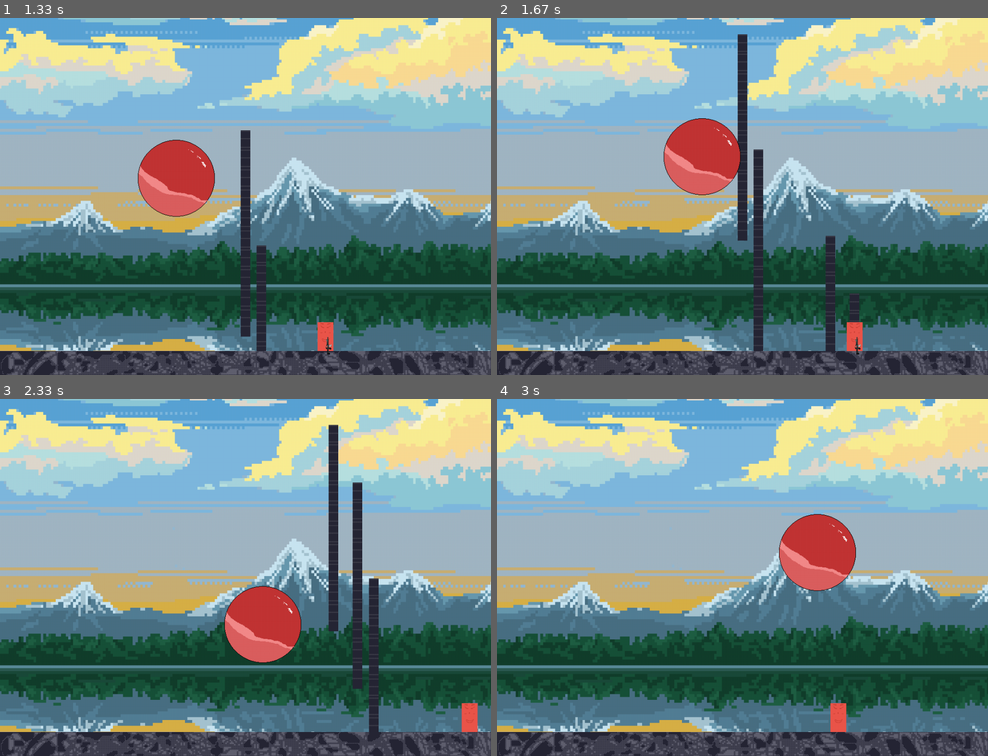
Above: before the commit, frames 1-4 (two rows, left to right).
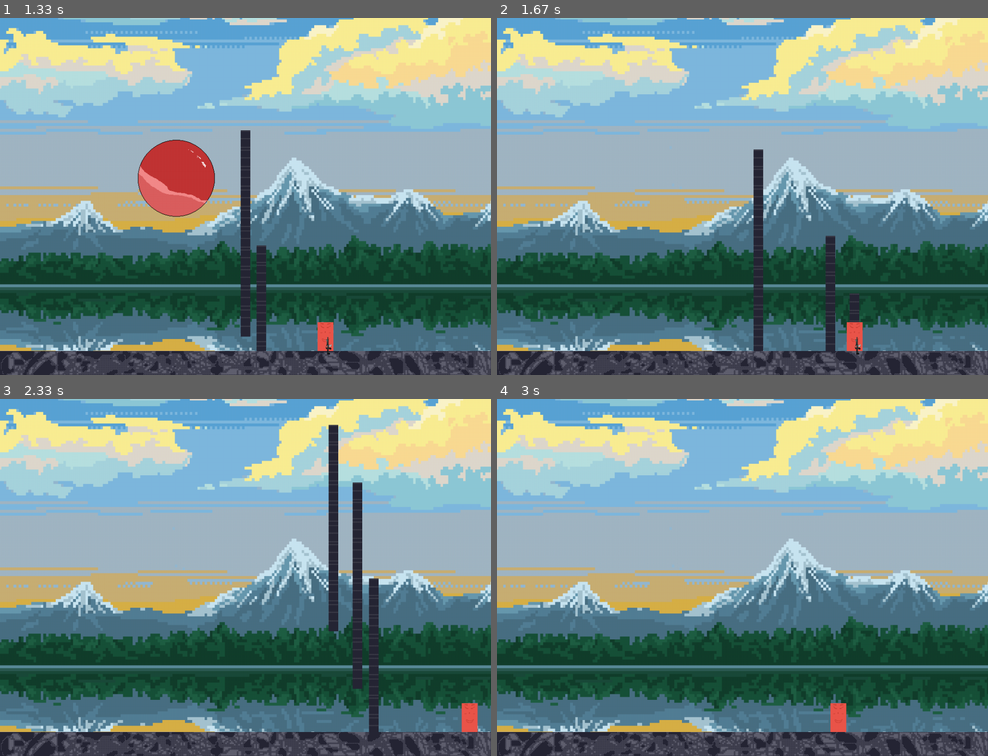
Above: after the commit, the same moments.

Repository: Justman123/first_pygame
Game: pygame game, started from main.py
The game is run twice, just before and just after one commit, with the same random seed, the same clock (stepped at 60 frames per second) and the same inputs.
Inputs:
- Up to frame 1 (1.33 s): tap G at 0.33 s; tap Space at 0.67, 1.07 s; hold Right from 1 s (still down)
- Up to frame 2 (1.67 s): tap Space at 1.37, 1.57 s; release Right at 1.47 s; hold Up from 1.5 s (still down)
- Up to frame 3 (2.33 s): release Up at 1.8 s; hold Right 1.83-2.3 s; tap Space at 1.9, 2.2 s; tap G at 1.98 s
- Up to frame 4 (3 s): hold Left 2.33-2.87 s; tap Space at 2.4, 2.7 s

Frame 1 is identical in both runs. In frame 2, 3.8% of the frame differs, in the area x 33-51%, y 4-63%; in frame 3, 2.7%; in frame 4, 2.7%.

Commit message:
07.27
[ADD] : ball & gun collision function

Diff:
--- a/main.py
+++ b/main.py
@@ -75,6 +75,9 @@
 # FPS 설정
 clock = pygame.time.Clock()
 
+# 사라질 무기, 공 정보 저장 변수
+weapon_to_remove = -1
+ball_to_remove = -1
 
 # 이벤트 루프
 running = True
@@ -155,6 +158,50 @@
             ball_val["to_y"] += 0.5
         ball_val["pos_x"] += ball_val["to_x"]
         ball_val["pos_y"] += ball_val["to_y"]
+
+
+    # 충돌 처리
+
+    # 캐릭터 rect 정보 업데이트
+    character_rect = character.get_rect()
+    character_rect.left = character_x_pos
+    character_rect.top = character_y_pos
+
+    for ball_idx, ball_val in enumerate(balls):
+        ball_pos_x = ball_val["pos_x"]
+        ball_pos_y = ball_val["pos_y"]
+        ball_img_idx = ball_val["img_idx"]
+        # 공 rect 정보 업데이트
+        ball_rect = ball_imgs[ball_img_idx].get_rect()
+        ball_rect.left = ball_pos_x
+        ball_rect.top = ball_pos_y
+        # 공과 캐릭터 충돌 처리
+        if character_rect.colliderect(ball_rect):
+            running = False
+            print("님 죽음 ㅋ")
+            break
+        # 공과 무기들 충돌 처리
+        for weapon_idx, weapon_val in enumerate(weapons):
+            weapon_pos_x = weapon_val[0]
+            weapon_pos_y = weapon_val[1]
+
+            # 무기 rect 정보 업데이트
+            weapon_rect = weapon.get_rect()
+            weapon_rect.left = weapon_pos_x
+            weapon_rect.top = weapon_pos_y
+
+            # 충돌 체크
+            if weapon_rect.colliderect(ball_rect):
+                weapon_to_remove = weapon_idx # 해당 무기 없애기 위한 값
+                ball_to_remove = ball_idx # 해당 공 없애기 위한 값
+                break
+    # 충돌된 공 or 무기 없애기
+    if ball_to_remove > -1:
+        del balls[ball_to_remove]
+        ball_to_remove = -1
+    if weapon_to_remove > -1:
+        del weapons[weapon_to_remove]
+        weapon_to_remove = -1
     # 화면에 그리기
     screen.blit(background, (0, 0))
     for weapon_x_pos, weapon_y_pos in weapons:
